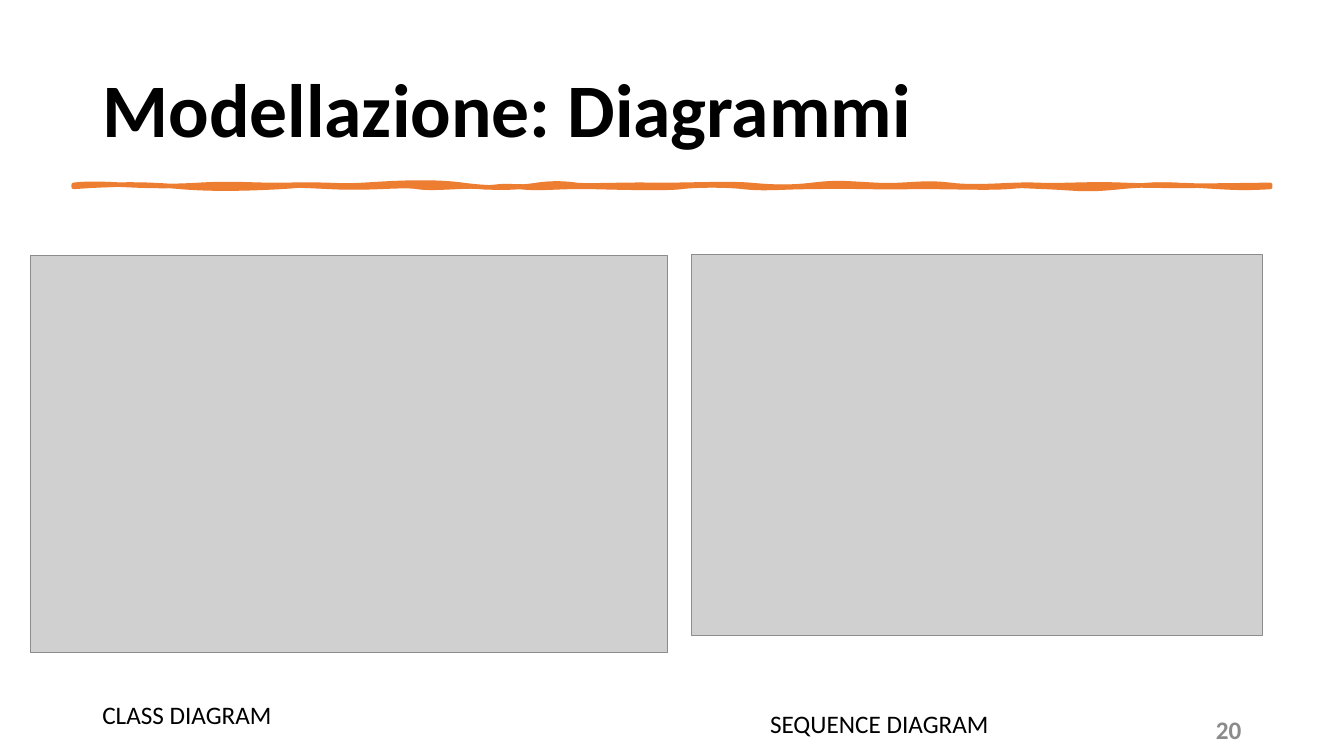
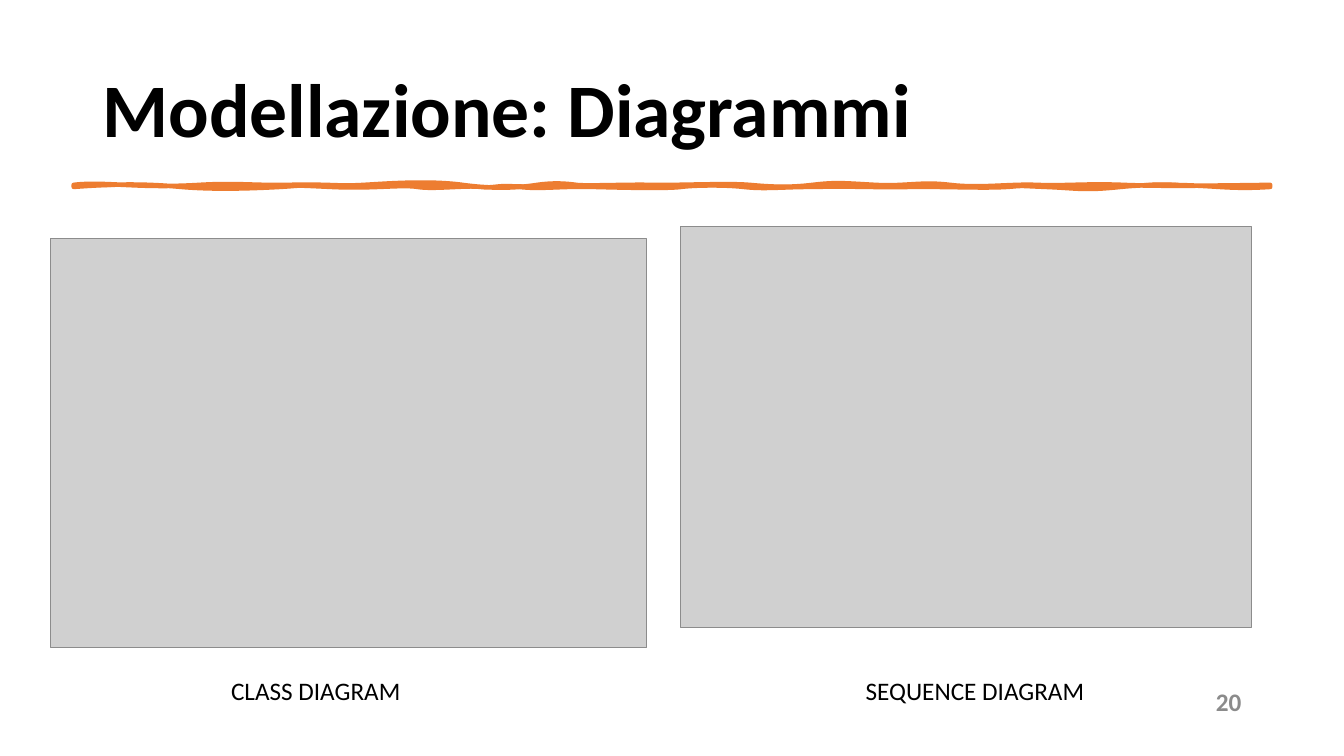
Before and after one commit to mangilimatteo/Progetto_Ingegneria_Software_Cattaneo_Mangili_Saini, a slide deck: slide 20 of Presentazione/Presentazione_Progetto.pptx. Drawn at 1344x756 pixels with LibreOffice and Linux fonts; fonts in the diff are those of the drawing; grey boxes stand for pictures. Boxes give left, top, right and bottom in pixels: in the first picture for what was removed or moved away, otherwise in the second. Text is boxed around its words. In the diff, an @@ line names an element or a change of style, - is before the commit and + after.

Commit message:
Update Presentazione Progetto
Immagini Diagrammii

```diff
--- a/Presentazione/Presentazione_Progetto.pptx
+++ b/Presentazione/Presentazione_Progetto.pptx
@@ picture: place and size @@
-picture at (31, 255, 667, 652)
+picture at (50, 239, 646, 648)
@@ picture: place and size @@
-picture at (692, 254, 1262, 635)
+picture at (681, 227, 1251, 628)
@@ text "CLASS DIAGRAM": place and size @@
-text "CLASS DIAGRAM" at (102, 707, 272, 724)
+text "CLASS DIAGRAM" at (231, 683, 400, 700)
@@ text "SEQUENCE DIAGRAM": place and size @@
-text "SEQUENCE DIAGRAM" at (770, 716, 989, 737)
+text "SEQUENCE DIAGRAM" at (866, 683, 1084, 704)
@@ text "20": place and size @@
-text "20" at (1216, 722, 1242, 739)
+text "20" at (1216, 694, 1242, 711)
@@ text "20" at (1216, 694, 1242, 711): line spacing 0.9 to 1 @@
```
